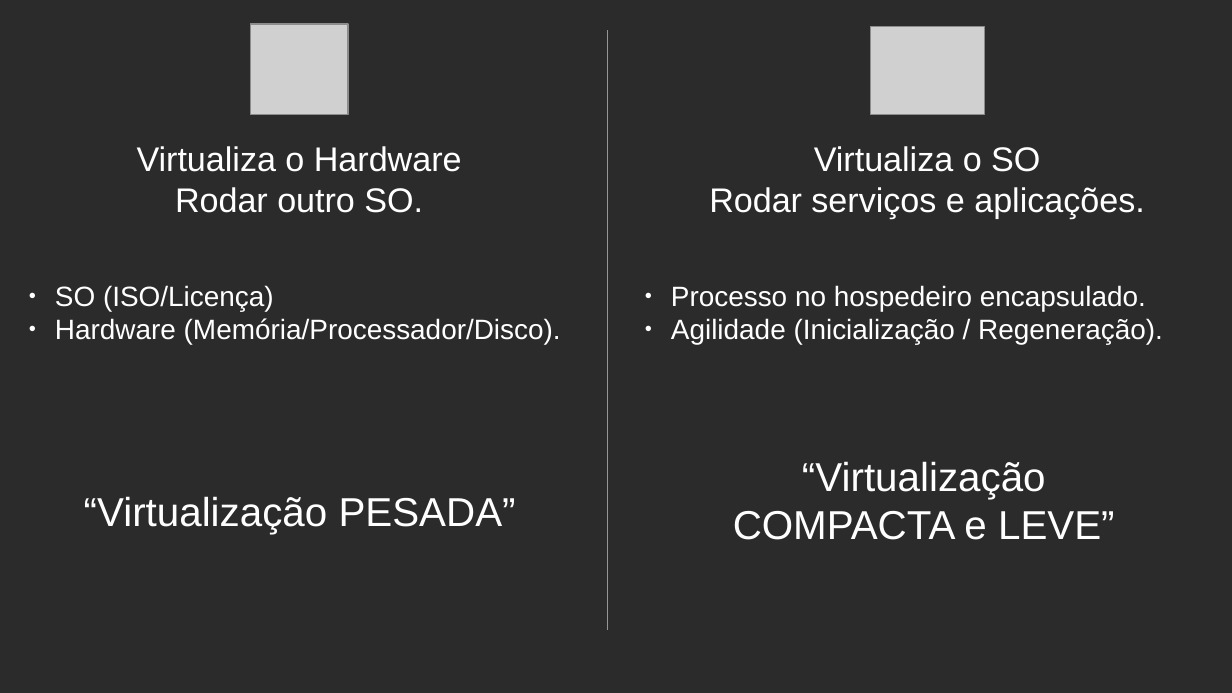
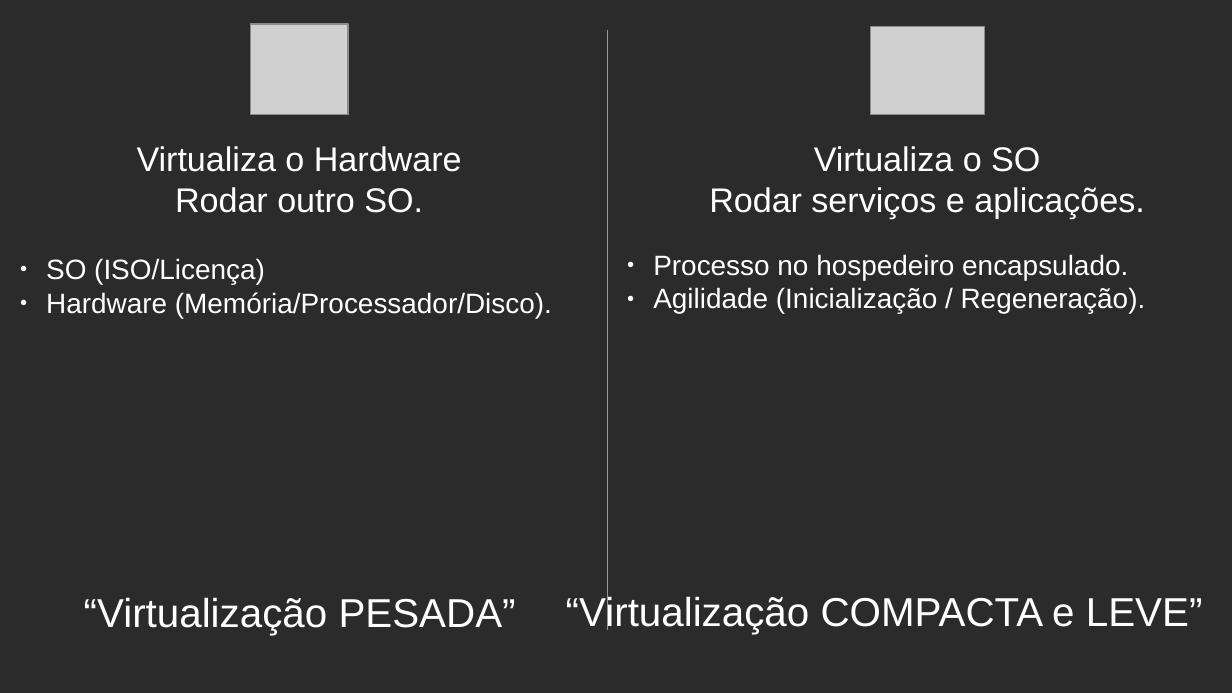
Before and after one commit to celsonery/kubernetes-docs, a slide deck: slide 11 of apresentacao/apresentacao.odp. Drawn at 1232x693 pixels with LibreOffice and Linux fonts; fonts in the diff are those of the drawing; grey boxes stand for pictures; background and template pictures are left out; a plain dark background stands for a picture behind light text. Boxes give left, top, right and bottom in pixels: in the first picture for what was removed or moved away, otherwise in the second. Text is boxed around its words. In the diff, an @@ line names an element or a change of style, - is before the commit and + after.

Commit message:
adicionado imagens dos processadores

```diff
--- a/apresentacao/apresentacao.odp
+++ b/apresentacao/apresentacao.odp
@@ text "SO (ISO/Licença)": place and size @@
-text "SO (ISO/Licença)" at box(55, 285, 561, 344)
+text "SO (ISO/Licença)" at box(46, 258, 552, 318)
@@ text "Processo no hospedeiro encapsulado.": place and size @@
-text "Processo no hospedeiro encapsulado." at box(671, 285, 1163, 344)
+text "Processo no hospedeiro encapsulado." at box(653, 254, 1146, 314)
@@ text "“Virtualização PESADA”": place and size @@
-text "“Virtualização PESADA”" at box(84, 496, 516, 534)
+text "“Virtualização PESADA”" at box(84, 597, 516, 635)
@@ text at box(566, 594, 1203, 634): text changed @@
-“Virtualização
-COMPACTA e LEVE”
+“Virtualização COMPACTA e LEVE”
```
Also in this commit, not shown: 14 other slides changed, 3 slides added, 3 slides removed, 9 other files.
